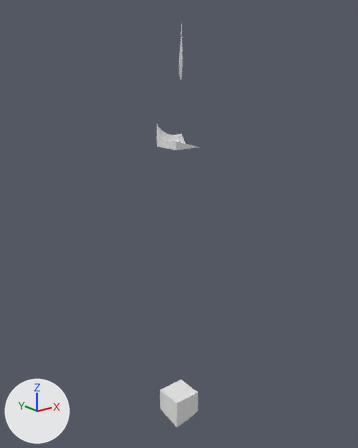
What one commit did to the glTF model assets/terrain/surface_pieces/surf_13_9.glb.
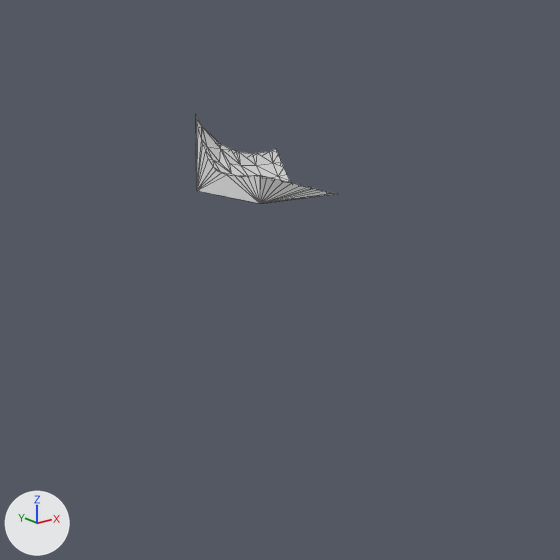
Old and new are each drawn whole from a 50 mm lens placed at (-91.5, 1.3, 1.7), pointed at (-42.0, 63.2, -23.0) and again close up on the part from 27% to 75% of the width and 20% to 58% of the height. Every picture has the same lights, and +X, +Y and +Z are marked at lower left. The last two pictures show the newer version. The close-ups show mesh edges as thin lines. Where no turn or scale is listed for an object, it has been applied to the vertices.

Names of what the first close-up shows: 'layer_3'.
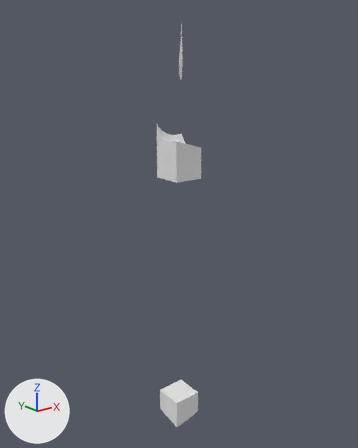
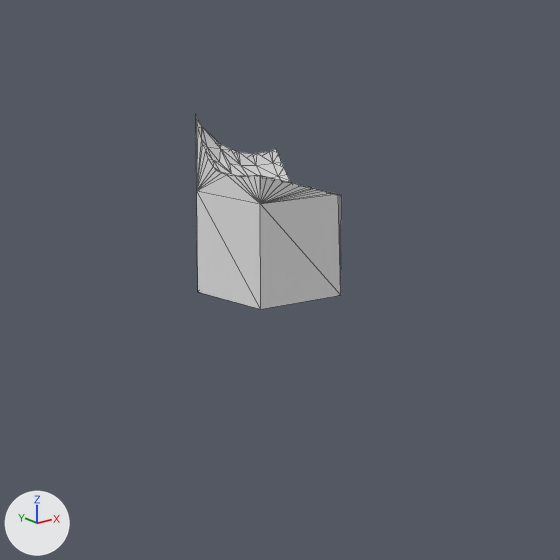
Where the change shows, as pixel boxes (x1, y1, x2, y2) in the close-ups (560 x 560 px):
```json
{"object": "layer_4", "change": "added", "after": [197, 191, 342, 309]}
```

Scene script edits in JSON lines:
```json
{"op": "add", "block": "me_layer_4", "code": ["me_layer_4 = bpy.data.meshes.new('layer_4')", "me_layer_4.from_pydata(...)  # 33 vertices, 62 faces; spans x -45.0..-40.0, y 60.0..65.0, z -15.0..-10.0"]}
{"op": "add", "block": "ob_layer_4", "code": ["ob_layer_4 = bpy.data.objects.new('layer_4', me_layer_4)", "ob_layer_4.location = (0.0, 0.0, 0.0)"]}
```
